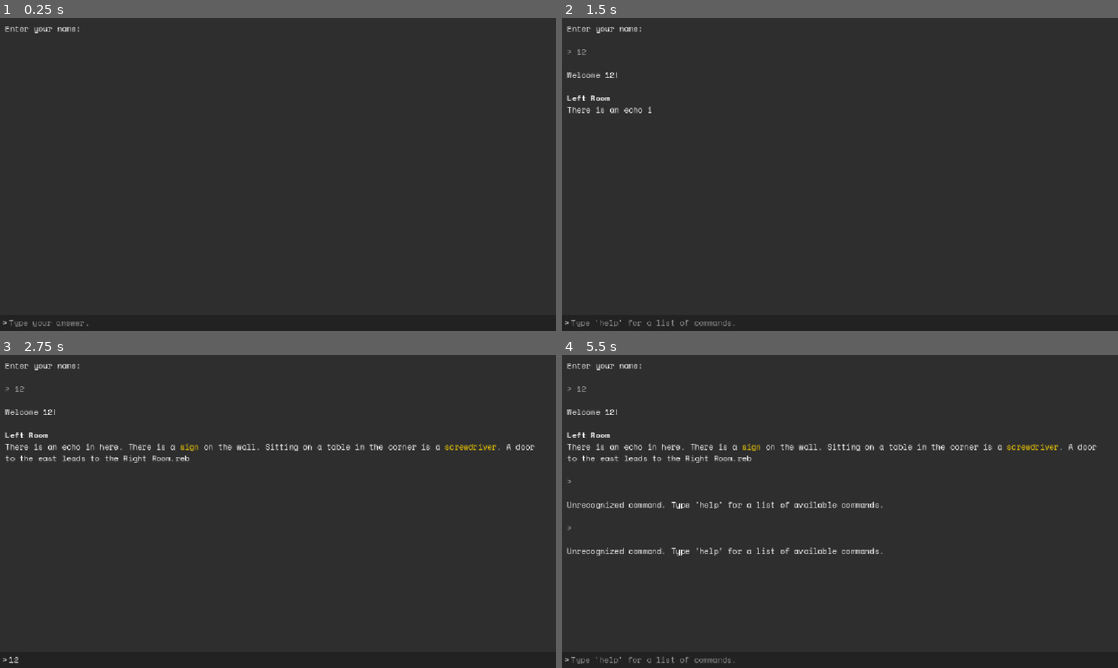
Above: before the commit, frames 1-4 (two rows, left to right).
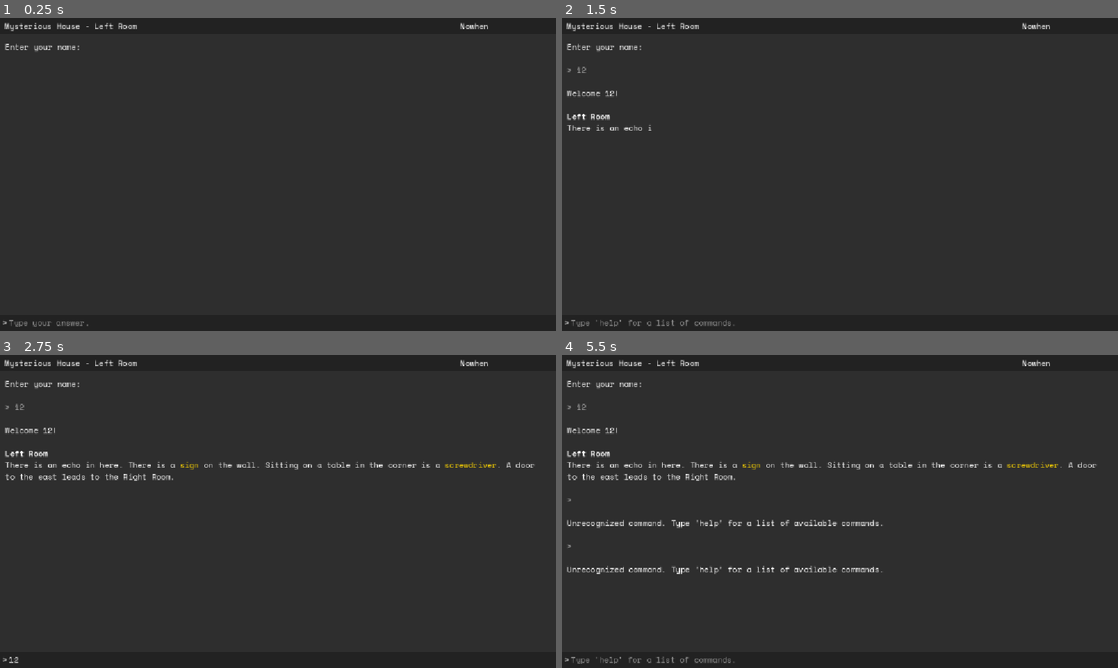
Above: after the commit, the same moments.

Repository: RebUnderwood/Narrare
Game: Godot game, scene res://Scenes/Main/main.tscn
Two runs of this game, one before a commit and one after it. Both use one fixed random seed, a clock stepped at 60 frames per second and the inputs below.
Inputs (mouse positions are in pixels of both pictures, inside the frame that each line leads up to):
- Up to frame 1 (0.25 s): no input
- Up to frame 2 (1.5 s): click (840, 321) at 0.52 s; type "12" at 0.6 s; tap Enter at 1.25 s; tap Down (next_command_in_history) at 1.35 s
- Up to frame 3 (2.75 s): tap Up (previous_command_in_history) at 2.1 s
- Up to frame 4 (5.5 s): tap Space at 2.75, 4.25 s; tap Down (next_command_in_history) at 2.85, 4.35 s; tap Enter at 3.5, 5 s; tap Up (previous_command_in_history) at 3.6, 5.1 s

The runs differ from the first frame. In frame 1, 0.5% of the frame differs, in the area x 0-88%, y 1-11%; in frame 2, 1.1%; in frame 3, 2.8%; in frame 4, 4.8%, in the area x 0-97%, y 1-70%.

Commit message:
Added top bar, NarrareSettings script.

Diff:
--- a/Narrāre Core/Classes/Map.gd
+++ b/Narrāre Core/Classes/Map.gd
@@ -1,10 +1,13 @@
 extends Node
 class_name Map
 
+@export var map_name: String = "";
 @export var current_room: Room = null;
 
 func set_current_room(in_room: Room) -> void:
 	current_room = in_room;
+	if NarrareSettings.AUTO_SET_TOPBAR_ON_LOCATION_CHANGE:
+		Narrare.set_topbar(map_name + " - " + current_room.room_name);
 
 func set_current_room_by_name(room_name: String) -> Error:
 	var set_room: Room = get_room_by_name(room_name);
@@ -58,6 +61,8 @@
 		var trigger_result: Variant = Narrare.collect_available_interactables().get_interactable(interactable).on_load_trigger.call();
 		if trigger_result != null:
 			load_triggers += trigger_result;
+	if NarrareSettings.AUTO_SET_TOPBAR_ON_LOCATION_CHANGE:
+		Narrare.set_topbar(map_name + " - " + current_room.room_name);
 	return describe_navigation(next_exit, next_entrance, current_room, load_triggers);
 
 func get_room_description(in_room: Room = current_room) -> String:
--- a/Narrāre Core/Classes/MapManager.gd
+++ b/Narrāre Core/Classes/MapManager.gd
@@ -22,5 +22,7 @@
 		current_map_key = map_name;
 		if room_name is String:
 			current_map.set_current_room_by_name(room_name);
+		if NarrareSettings.AUTO_SET_TOPBAR_ON_LOCATION_CHANGE:
+			Narrare.set_topbar(current_map.map_name + " - " + current_map.get_current_room().room_name);
 		return OK;
 	return FAILED;
--- a/Narrāre Core/Scripts/Narrare.gd
+++ b/Narrāre Core/Scripts/Narrare.gd
@@ -4,6 +4,7 @@
 
 signal say_something(message: String);
 signal input_something(message: String, clear: bool);
+signal request_set_topbar(main_text: Variant, side_text: Variant);
 signal set_enable_input(enable: bool);
 signal clear_output;
 @warning_ignore("unused_signal")
@@ -45,6 +46,9 @@
 
 func enable_input() -> void:
 	set_enable_input.emit(true);
+
+func set_topbar(main_text: Variant, side_text: Variant = null) -> void:
+	request_set_topbar.emit(main_text, side_text);
 
 func set_map(in_map: Map) -> void:
 	map = in_map;
--- a/Scenes/Interface/interface.gd
+++ b/Scenes/Interface/interface.gd
@@ -4,6 +4,8 @@
 
 @onready var text_output = $VBoxContainer/TextOutput;
 @onready var command_input = $VBoxContainer/CommandInput;
+@onready var top_main_label = $VBoxContainer/TopBar/HBoxContainer/MainLabel;
+@onready var top_side_label = $VBoxContainer/TopBar/HBoxContainer/SideLabel;
 
 @export var use_typewriter_effect: bool = true;
 @export var command_history_max_length: int = 15;
@@ -16,6 +18,7 @@
 func _ready() -> void:
 	Narrare.prompt_changed.connect(_on_prompt_changed);
 	Narrare.input_request_changed.connect(_on_input_request_changed);
+	Narrare.request_set_topbar.connect(on_top_bar_change_requested);
 	command_input.placeholder_text = input_placeholder_text;
 	_focus_command_input();
 
@@ -106,6 +109,11 @@
 	else:
 		command_input.placeholder_text = input_placeholder_text;
 
-
 func _on_command_input_text_changed(new_text: String) -> void:
 	Narrare.input_text_changed.emit(new_text);
+
+func on_top_bar_change_requested(main_text: Variant, side_text: Variant) -> void:
+	if main_text is String:
+		top_main_label.text = main_text;
+	if side_text is String:
+		top_side_label.text = side_text;
--- a/Scenes/Interface/interface.tscn
+++ b/Scenes/Interface/interface.tscn
@@ -1,9 +1,9 @@
-[gd_scene load_steps=3 format=3 uid="uid://4npa5poqhdvt"]
+[gd_scene format=3 uid="uid://4npa5poqhdvt"]
 
 [ext_resource type="Script" uid="uid://g804pwf2hp6p" path="res://Scenes/Interface/interface.gd" id="1_j00uw"]
 [ext_resource type="Theme" uid="uid://dwt8vsu0pcwta" path="res://Themes/interface.tres" id="5_dukh4"]
 
-[node name="Interface" type="PanelContainer"]
+[node name="Interface" type="PanelContainer" unique_id=1127241493]
 anchors_preset = 15
 anchor_right = 1.0
 anchor_bottom = 1.0
@@ -14,10 +14,38 @@
 theme = ExtResource("5_dukh4")
 script = ExtResource("1_j00uw")
 
-[node name="VBoxContainer" type="VBoxContainer" parent="."]
+[node name="VBoxContainer" type="VBoxContainer" parent="." unique_id=251503326]
 layout_mode = 2
 
-[node name="TextOutput" type="RichTextLabel" parent="VBoxContainer"]
+[node name="TopBar" type="PanelContainer" parent="VBoxContainer" unique_id=1468095897]
+custom_minimum_size = Vector2(0, 34)
+layout_mode = 2
+theme = ExtResource("5_dukh4")
+theme_type_variation = &"TopBar"
+
+[node name="HBoxContainer" type="HBoxContainer" parent="VBoxContainer/TopBar" unique_id=268992155]
+layout_mode = 2
+
+[node name="MainLabel" type="Label" parent="VBoxContainer/TopBar/HBoxContainer" unique_id=1212965131]
+layout_mode = 2
+size_flags_horizontal = 3
+size_flags_vertical = 1
+theme = ExtResource("5_dukh4")
+text = "Nowhere"
+vertical_alignment = 1
+
+[node name="VSeparator" type="VSeparator" parent="VBoxContainer/TopBar/HBoxContainer" unique_id=1236236655]
+layout_mode = 2
+
+[node name="SideLabel" type="Label" parent="VBoxContainer/TopBar/HBoxContainer" unique_id=426448185]
+custom_minimum_size = Vector2(200, 0)
+layout_mode = 2
+size_flags_vertical = 1
+theme = ExtResource("5_dukh4")
+text = "Nowhen"
+vertical_alignment = 1
+
+[node name="TextOutput" type="RichTextLabel" parent="VBoxContainer" unique_id=854739139]
 layout_mode = 2
 size_flags_vertical = 3
 focus_mode = 2
@@ -27,7 +55,7 @@
 selection_enabled = true
 visible_characters = 0
 
-[node name="CommandInput" type="LineEdit" parent="VBoxContainer"]
+[node name="CommandInput" type="LineEdit" parent="VBoxContainer" unique_id=552491756]
 layout_mode = 2
 theme = ExtResource("5_dukh4")
 placeholder_text = "Type 'help' for a list of commands."
@@ -36,7 +64,7 @@
 deselect_on_focus_loss_enabled = false
 caret_blink = true
 
-[node name="Label" type="Label" parent="VBoxContainer/CommandInput"]
+[node name="Label" type="Label" parent="VBoxContainer/CommandInput" unique_id=1582372320]
 layout_mode = 1
 anchors_preset = 9
 anchor_bottom = 1.0
--- a/Scenes/Main/Maps/main_map.tscn
+++ b/Scenes/Main/Maps/main_map.tscn
@@ -7,12 +7,13 @@
 
 [node name="MainMap" type="Node" unique_id=1070320875 node_paths=PackedStringArray("current_room")]
 script = ExtResource("1_2giru")
+map_name = "Mysterious House"
 current_room = NodePath("LeftRoom")
 
 [node name="LeftRoom" type="Node" parent="." unique_id=645149984]
 script = ExtResource("2_rpnde")
 room_name = "Left Room"
-look_description = "There is an echo in here. There is a |sign| on the wall. Sitting on a table in the corner is a |screwdriver|. A door to the east leads to the Right Room.reb"
+look_description = "There is an echo in here. There is a |sign| on the wall. Sitting on a table in the corner is a |screwdriver|. A door to the east leads to the Right Room."
 entry_description = "You are now in the Left Room."
 
 [node name="ExitToRightRoom" type="Node" parent="LeftRoom" unique_id=1650586580 node_paths=PackedStringArray("leads_to")]
--- /dev/null
+++ b/Scripts/NarrareSettings.gd
@@ -0,0 +1,3 @@
+extends Node
+
+const AUTO_SET_TOPBAR_ON_LOCATION_CHANGE: bool = true;
--- a/Themes/interface.tres
+++ b/Themes/interface.tres
@@ -38,6 +38,16 @@
 content_margin_right = 10.0
 content_margin_bottom = 10.0
 
+[sub_resource type="StyleBoxFlat" id="StyleBoxFlat_vb07h"]
+content_margin_left = 4.0
+content_margin_top = 4.0
+content_margin_right = 4.0
+content_margin_bottom = 4.0
+bg_color = Color(0.13333334, 0.13333334, 0.13333334, 1)
+border_width_bottom = 1
+border_color = Color(0.5019608, 0.5019608, 0.5019608, 1)
+corner_detail = 1
+
 [resource]
 Label/fonts/font = ExtResource("4_vb07h")
 Label/styles/normal = SubResource("StyleBoxEmpty_fljde")
@@ -56,3 +66,5 @@
 RichTextLabel/fonts/normal_font = ExtResource("4_vb07h")
 RichTextLabel/styles/focus = SubResource("StyleBoxFlat_fljde")
 RichTextLabel/styles/normal = SubResource("StyleBoxEmpty_dqlc5")
+TopBar/base_type = &"PanelContainer"
+TopBar/styles/panel = SubResource("StyleBoxFlat_vb07h")
--- a/project.godot
+++ b/project.godot
@@ -23,6 +23,7 @@
 
 [autoload]
 
+NarrareSettings="*uid://dgbon7im132ex"
 Narrare="*res://Narrāre Core/Scripts/Narrare.gd"
 Data="*res://Scripts/Data.gd"
 Interactables="*res://Scripts/Interactables.gd"
Not shown, added: Scripts/NarrareSettings.gd.uid
